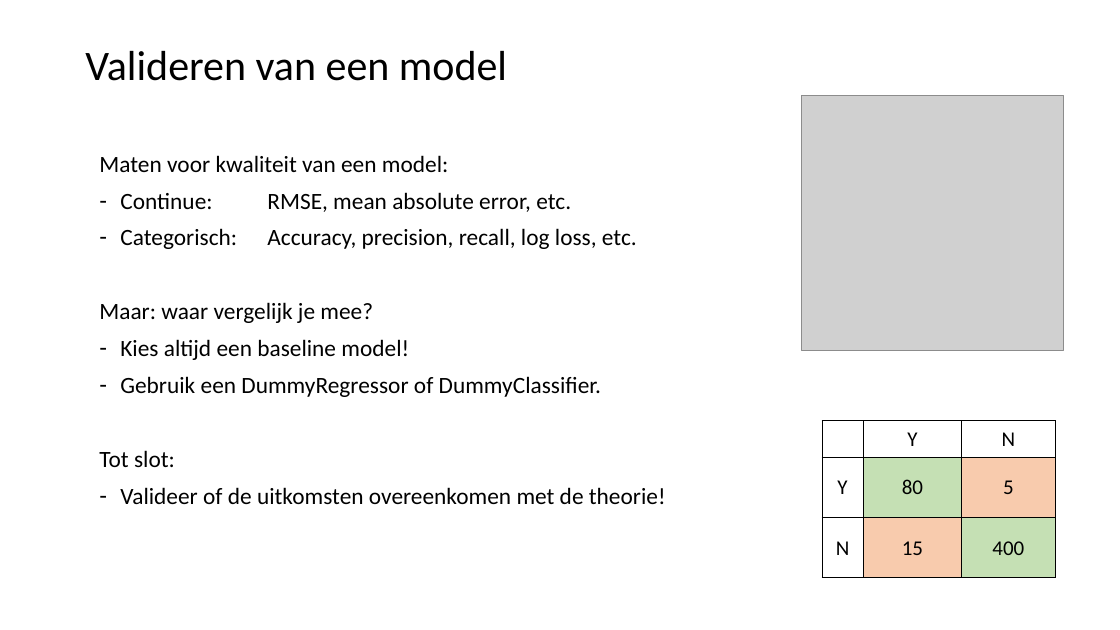
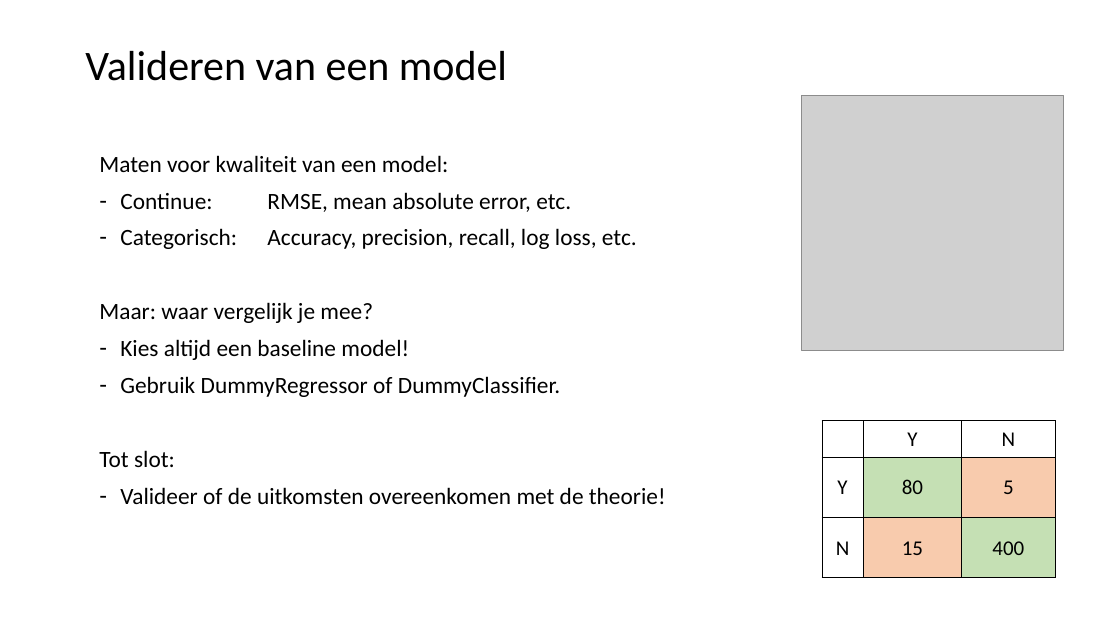
Before and after one commit to LFKoning/knowledge-sharing, a slide deck: slide 25 of python_trainees/4_scikit_learn/python_traineeship_4.pptx (slide 20 before the commit). Drawn at 1120x630 pixels with LibreOffice and Linux fonts; fonts in the diff are those of the drawing; grey boxes stand for pictures. Boxes give left, top, right and bottom in pixels: in the first picture for what was removed or moved away, otherwise in the second. Text is boxed around its words. In the diff, an @@ line names an element or a change of style, - is before the commit and + after.

```diff
--- a/python_trainees/4_scikit_learn/python_traineeship_4.pptx
+++ b/python_trainees/4_scikit_learn/python_traineeship_4.pptx
@@ text at [120, 376, 560, 397]: text changed @@
-– Gebruik een DummyRegressor of DummyClassifier.
+– Gebruik DummyRegressor of DummyClassifier.
```
Also in this commit, not shown: 2 other slides changed, 7 slides added, 7 other files.
